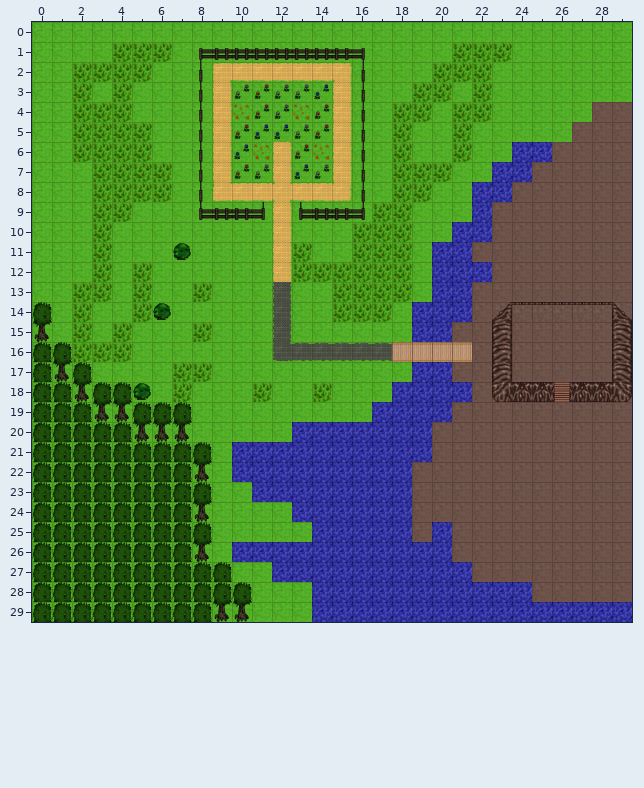
Two versions of a level (Tiled map, game-assets-src/maps/test.tmx). That is the earlier state.
Cells are 64x64 px. Shown: x 0..29, y 0..29.
The same view after the edit:
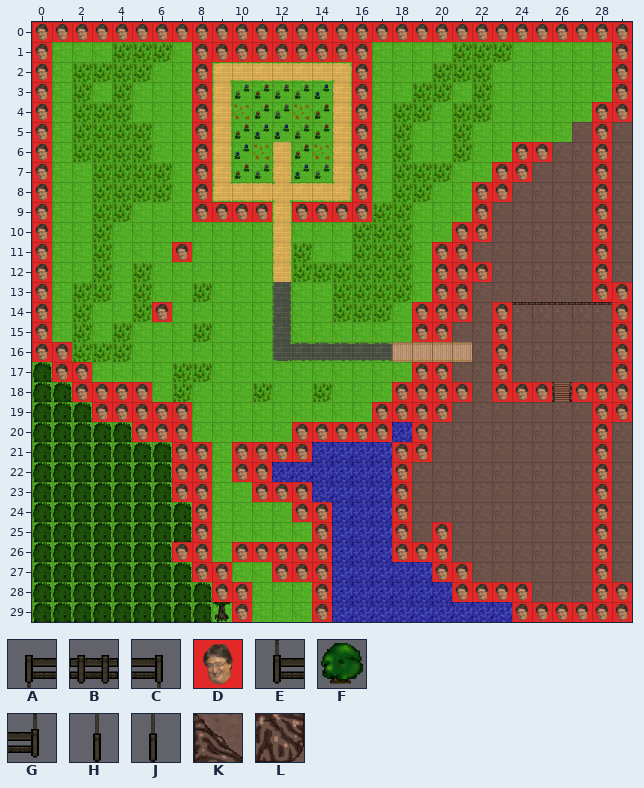
Key: from "test": A 24, B 25, C 26, D 31, E 34, F 35, G 36, H 44, J 46, K 72, L 92.
_ is an empty cell, # one hidden under a higher layer.
Tiles replaced or removed in this view: A, B, C, E, F, G, H, J, K, L.
Tiles of an added or newly shown layer are drawn over the layers below it.
The author wrote: - ADDED: Shitty world collision
What changed:
Changed rows in their new state; . is an unchanged cell.
Layer "Floor":
first column x 6:
11 .#......................
14 #......................#
first column x 5:
18 #.......................#
Layer "WorldCollision" (removed):
first column x 8:
 1 _________
 2 _......._
 3 _......._
 4 _......._
 5 _......._
 6 _......._
 7 _......._
 8 _......._
 9 ____.____
Layer "Detail" (added):
first column x 6:
11 .D
14 D.
first column x 5:
18 D
Layer "Collisions" (added):
first column x 0:
 0 DDDDDDDDDDDDDDDDDDDDDDDDDDDDDD
 1 D.......DDDDDDDDD............D
 2 D.......D.......D............D
 3 D.......D.......D............D
 4 D.......D.......D...........DD
 5 D.......D.......D...........D.
 6 D.......D.......D.......DD..D.
 7 D.......D.......D......DD...D.
 8 D.......D.......D.....DD....D.
 9 D.......DDDD.DDDD.....D.....D.
10 D....................DD.....D.
11 D...................DD......D.
12 D...................DDD.....D.
13 D...................DD......DD
14 D..................DDD.D.....D
15 D..................DD..D.....D
16 DD.....................D.....D
17 .DD................DD..D.....D
18 ..DDD.............DDDD.DDD.DDD
19 ...DDDDD.........DDDD.......DD
20 .....DDD.....DDDDD.D........D.
21 .......DD.DDDD....DD........D.
22 .......DD.DD......D.........D.
23 .......DD..DDD....D.........D.
24 ........D....DD...D.........D.
25 ........D.....D...D.D.......D.
26 .......DD.DDDDD...DDD.......D.
27 ........DD..DDD.....DD......D.
28 .........DD...D......DDDD...DD
29 ..........D...D.........DDDDDD
Pixel boxes of the changes (left, top, right, bottom) in both pictures:
changed: (32, 22, 632, 622)
